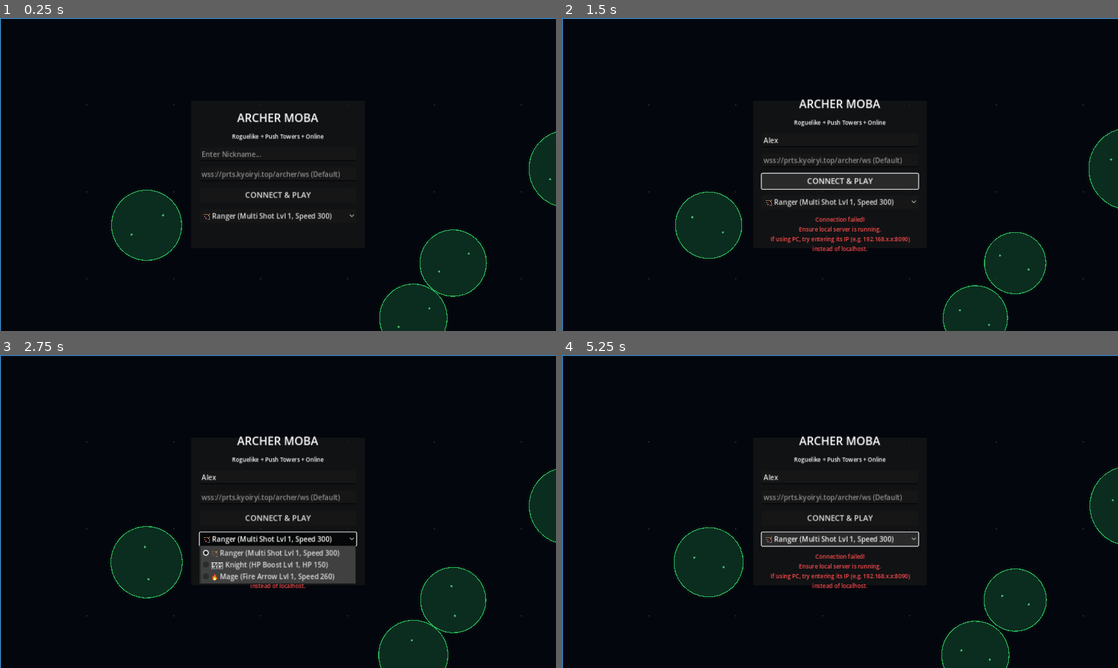
Above: before the commit, frames 1-4 (two rows, left to right).
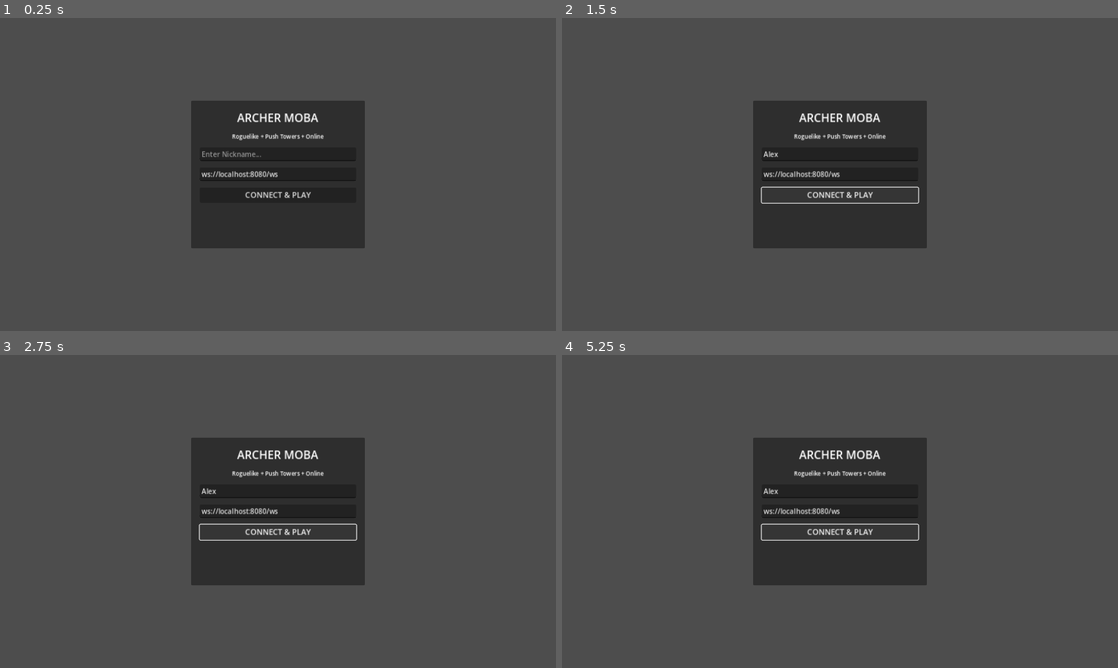
Above: after the commit, the same moments.

Repository: KYoiRyi/partygame-archer
Game: Godot game, scene res://Main.tscn
Same seed, same stepped clock (60 frames per second), same inputs: the game is played once before the commit and once after it.
Inputs (mouse positions are in pixels of both pictures, inside the frame that each line leads up to):
- Up to frame 1 (0.25 s): no input
- Up to frame 2 (1.5 s): click (840, 155) at 0.52 s; type "Alex" at 0.6 s; click "CONNECT & PLAY" at 1.25 s
- Up to frame 3 (2.75 s): click (278, 539) at 2 s, where only the run before the commit has a clickable "🏹 Ranger (Multi Shot Lvl 1, S…"
- Up to frame 4 (5.25 s): move the mouse to (962, 495) at 2.77 s; hold D 2.78-3.5 s; hold Shift 2.78-3.5 s; click (962, 495) at 2.92 s; drag from (728, 527) to (812, 574) at 3.52 s; move the mouse to (895, 442) at 4.27 s; hold D 4.28-5 s; hold Shift 4.28-5 s; click (895, 442) at 4.42 s; drag from (812, 574) to (673, 464) at 5.02 s

The runs differ from the first frame. In frame 1, 95% of the frame differs, in the area x 0-100%, y 0-100%; in frame 2, 96%; in frame 3, 94%; in frame 4, 95%.
Error after the commit: Parse Error: Static function "has_focus()" not found in base "GDScriptNativeClass". (res://Main.gd:485)

Commit message:
Fix multi-touch and mouse aiming logic, add manual shoot on release

Diff:
--- a/client/Main.gd
+++ b/client/Main.gd
@@ -32,6 +32,7 @@
 var current_input_dir: Vector2 = Vector2.ZERO
 var current_input_angle: float = 0.0
 var is_chatting: bool = false
+var mouse_aim_active: bool = false
 
 # --- Virtual Touchscreen Controls ---
 var joystick_active: bool = false
@@ -181,14 +182,33 @@
 func _input(event: InputEvent):
 	if not is_connected or not (my_player_data is Dictionary) or _get_safe_bool(my_player_data, "dead", false):
 		# Cleanup if we disconnected or died
-		if joystick_active or aim_active:
+		if joystick_active or aim_active or mouse_aim_active:
 			joystick_active = false
 			joystick_touch_index = -1
 			aim_active = false
 			aim_touch_index = -1
+			mouse_aim_active = false
 			if joystick_draw_node:
 				joystick_draw_node.queue_redraw()
 		return
+
+	if event is InputEventMouseButton:
+		if event.button_index == MOUSE_BUTTON_LEFT and not is_chatting:
+			if event.pressed:
+				mouse_aim_active = true
+				if joystick_draw_node: joystick_draw_node.queue_redraw()
+			else:
+				if mouse_aim_active:
+					var mouse_pos = get_global_mouse_position()
+					if my_player_data is Dictionary:
+						var p_pos = _get_safe_vector2(my_player_data, "pos")
+						var aim_angle = (mouse_pos - p_pos).angle()
+						_trigger_aim_shoot(aim_angle)
+					mouse_aim_active = false
+					if joystick_draw_node: joystick_draw_node.queue_redraw()
+	elif event is InputEventMouseMotion:
+		if mouse_aim_active:
+			if joystick_draw_node: joystick_draw_node.queue_redraw()
 
 	if event is InputEventScreenTouch:
 		if event.pressed:
@@ -223,6 +243,8 @@
 				var drag_offset = aim_pos - aim_center
 				if drag_offset.length() < 18.0:
 					_trigger_quick_tap_shoot()
+				else:
+					_trigger_aim_shoot(drag_offset.angle())
 				aim_active = false
 				aim_touch_index = -1
 				if joystick_draw_node:
@@ -276,26 +298,24 @@
 		joystick_draw_node.draw_arc(aim_center, JOYSTICK_MAX_DRAG - 2, 0.0, TAU, 36, Color(1.0, 0.3, 0.3, 0.1), 1.0)
 		joystick_draw_node.draw_circle(aim_center, 6.0, Color(1.0, 0.3, 0.3, 0.5))
 
-		# Draw floating aim handle (red glow)
+		# Target reticle
 		joystick_draw_node.draw_circle(aim_pos, 28.0, Color(1.0, 0.3, 0.3, 0.25))
 		joystick_draw_node.draw_circle(aim_pos, 24.0, Color(1.0, 0.3, 0.3, 0.75))
 		joystick_draw_node.draw_arc(aim_pos, 24.0, 0.0, TAU, 24, Color.WHITE, 2.0)
 
-		# Draw line representing the direction of shoot
-		var offset = aim_pos - aim_center
-		if offset.length() > 15.0:
-			var dir = offset.normalized()
-			var line_end = aim_center + dir * (JOYSTICK_MAX_DRAG - 5.0)
-			# Draw indicator arrow line
-			joystick_draw_node.draw_line(aim_center, line_end, Color(1.0, 0.3, 0.3, 0.8), 4.0)
-			# Draw arrow head
-			var arrow_angle = dir.angle()
-			var arrow_pts = PackedVector2Array([
-				line_end,
-				line_end + Vector2(cos(arrow_angle + 2.4), sin(arrow_angle + 2.4)) * 12,
-				line_end + Vector2(cos(arrow_angle - 2.4), sin(arrow_angle - 2.4)) * 12
-			])
-			joystick_draw_node.draw_colored_polygon(arrow_pts, Color(1.0, 0.3, 0.3, 0.9))
+		# Draw aiming line in game world overlay if player data exists
+		if my_player_data is Dictionary:
+			var p_pos = _get_safe_vector2(my_player_data, "pos")
+			var angle = (aim_pos - aim_center).angle()
+			var line_end = p_pos + Vector2(cos(angle), sin(angle)) * 400.0
+			joystick_draw_node.draw_line(p_pos, line_end, Color(1.0, 0.3, 0.3, 0.4), 2.0)
+
+	if mouse_aim_active and not aim_active and my_player_data is Dictionary:
+		var p_pos = _get_safe_vector2(my_player_data, "pos")
+		var mouse_pos = get_global_mouse_position()
+		var angle = (mouse_pos - p_pos).angle()
+		var line_end = p_pos + Vector2(cos(angle), sin(angle)) * 400.0
+		joystick_draw_node.draw_line(p_pos, line_end, Color(1.0, 0.3, 0.3, 0.4), 2.0)
 
 func _on_name_input_focus_entered():
 	if OS.has_feature("web"):
@@ -462,9 +482,9 @@
 
 	# 3. Process Input (If connected and not chatting)
 	if is_connected and not is_chatting and (my_player_data is Dictionary) and not _get_safe_bool(my_player_data, "dead", false):
-		_process_movement_input(delta)
-		_process_aiming_input(delta)
-		_send_movement_if_changed()
+		if OS.has_focus():
+			_process_movement_input(delta)
+			_send_movement_if_changed()
 
 	# 4. Handle Chat Open key (Enter)
 	if Input.is_key_pressed(KEY_ENTER) or Input.is_physical_key_pressed(KEY_ENTER):
@@ -532,50 +552,33 @@
 			}
 			socket.send_text(JSON.stringify(msg))
 
-func _process_aiming_input(delta):
 	if client_shoot_cooldown > 0:
 		client_shoot_cooldown -= delta
 
-	var want_shoot = false
-	var shoot_angle = 0.0
-
-	if aim_active:
-		# Mobile touch aiming
-		var offset = aim_pos - aim_center
-		if offset.length() > 15.0:
-			want_shoot = true
-			shoot_angle = offset.angle()
-	elif Input.is_mouse_button_pressed(MOUSE_BUTTON_LEFT) and not is_chatting:
-		# Desktop mouse aiming
-		var mouse_pos = get_global_mouse_position()
-		if my_player_data is Dictionary:
-			var p_pos = _get_safe_vector2(my_player_data, "pos")
-			want_shoot = true
-			shoot_angle = (mouse_pos - p_pos).angle()
-
-	if want_shoot:
-		if client_shoot_cooldown <= 0:
-			var msg = {
-				"type": "shoot",
-				"angle": shoot_angle
-			}
-			socket.send_text(JSON.stringify(msg))
-
-			# Calculate cooldown locally to match server base classes
-			var base_cd = 0.25
-			var hero = _get_safe_string(my_player_data, "hero", "ranger")
-			if hero == "knight":
-				base_cd = 0.40
-			elif hero == "mage":
-				base_cd = 0.35
-
-			var atk_speed_lvl = 0
-			if my_player_data is Dictionary:
-				var skills = my_player_data.get("skills", {})
-				if skills is Dictionary:
-					atk_speed_lvl = skills.get("atk_speed", 0)
-
-			client_shoot_cooldown = base_cd * pow(0.85, atk_speed_lvl) - 0.02 # 20ms margin
+func _trigger_aim_shoot(angle: float):
+	if client_shoot_cooldown <= 0:
+		var msg = {
+			"type": "shoot",
+			"angle": angle
+		}
+		socket.send_text(JSON.stringify(msg))
+		_apply_shoot_cooldown()
+
+func _apply_shoot_cooldown():
+	var base_cd = 0.25
+	var hero = _get_safe_string(my_player_data, "hero", "ranger")
+	if hero == "knight":
+		base_cd = 0.40
+	elif hero == "mage":
+		base_cd = 0.35
+
+	var atk_speed_lvl = 0
+	if my_player_data is Dictionary:
+		var skills = my_player_data.get("skills", {})
+		if skills is Dictionary:
+			atk_speed_lvl = skills.get("atk_speed", 0)
+
+	client_shoot_cooldown = base_cd * pow(0.85, atk_speed_lvl) - 0.02
 
 func _trigger_quick_tap_shoot():
 	# Find nearest enemy in range and fire
@@ -626,19 +629,7 @@
 				"angle": shoot_angle
 			}
 			socket.send_text(JSON.stringify(msg))
-
-			# Trigger local cooldown
-			var base_cd = 0.25
-			var hero = _get_safe_string(my_player_data, "hero", "ranger")
-			if hero == "knight":
-				base_cd = 0.40
-			elif hero == "mage":
-				base_cd = 0.35
-			var atk_speed_lvl = 0
-			var skills = my_player_data.get("skills", {})
-			if skills is Dictionary:
-				atk_speed_lvl = skills.get("atk_speed", 0)
-			client_shoot_cooldown = base_cd * pow(0.85, atk_speed_lvl) - 0.02
+			_apply_shoot_cooldown()
 
 func _update_visual_effects(delta):
 	# Update damage texts
@@ -1126,10 +1117,9 @@
 		if trail_pts.size() > 1:
 			var pts_array = PackedVector2Array(trail_pts)
 
-			# Glow layers for plasma trail
-			world_node.draw_polyline(pts_array, Color(arrow_color.r, arrow_color.g, arrow_color.b, 0.1), 16.0)
-			world_node.draw_polyline(pts_array, Color(arrow_color.r, arrow_color.g, arrow_color.b, 0.35), 8.0)
-			world_node.draw_polyline(pts_array, Color(1.0, 1.0, 1.0, 0.8), 2.5)
+		# Glow layers for plasma trail (toned down to reduce visual clutter)
+			world_node.draw_polyline(pts_array, Color(arrow_color.r, arrow_color.g, arrow_color.b, 0.3), 4.0)
+			world_node.draw_polyline(pts_array, Color(1.0, 1.0, 1.0, 0.8), 1.5)
 
 		# --- PROJECTILE HEAD ANIMATION ---
 		var head_angle = vel.angle()
--- a/client/project.godot
+++ b/client/project.godot
@@ -4,6 +4,11 @@
 
 config/name="Archer Push Roguelike"
 run/main_scene="res://Main.tscn"
+
+[input_devices]
+
+pointing/emulate_touch_from_mouse=false
+pointing/emulate_mouse_from_touch=false
 config/features=PackedStringArray("4.2", "Mobile")
 
 [display]
Not shown, changed: dist/index.html
Not shown, changed: dist/index.pck
